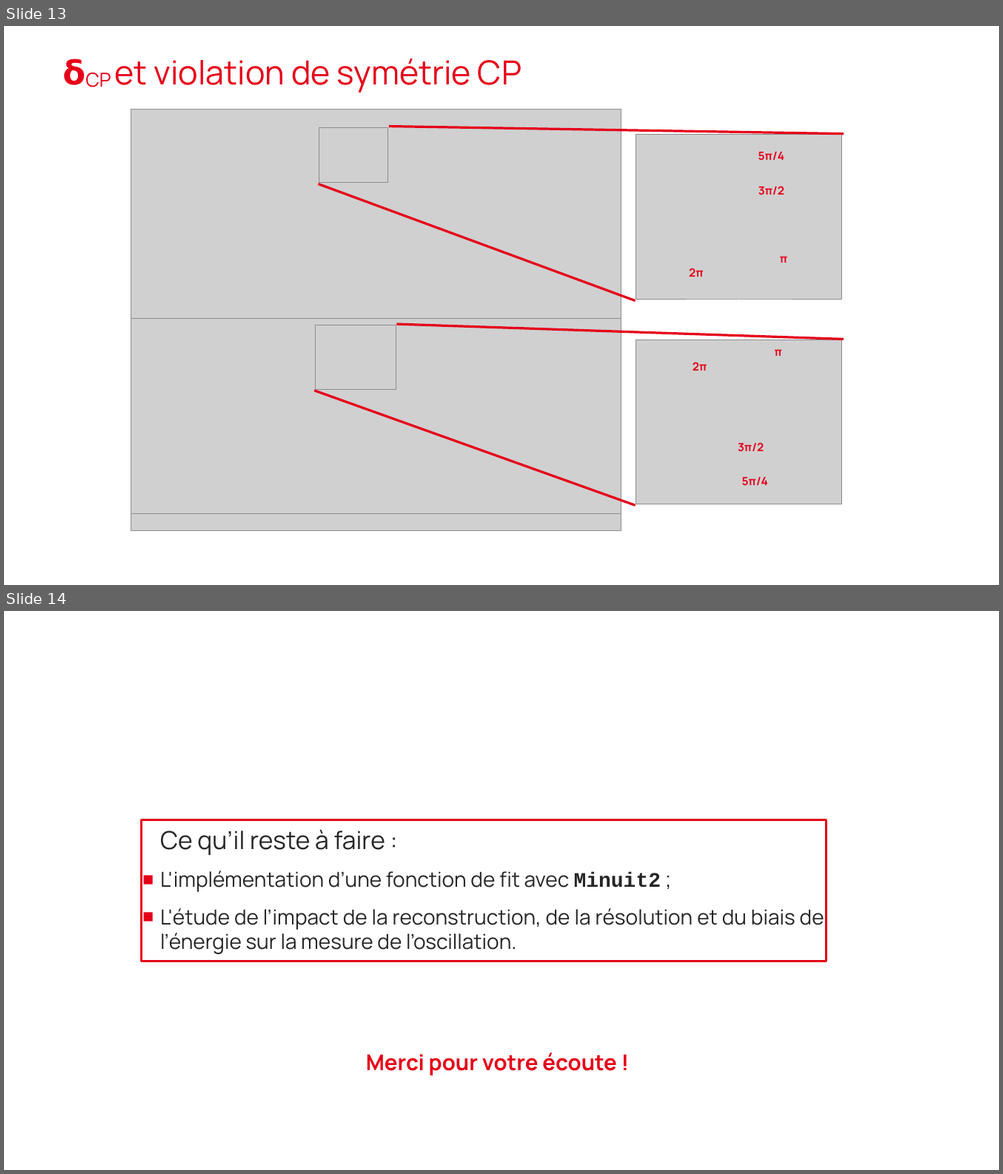
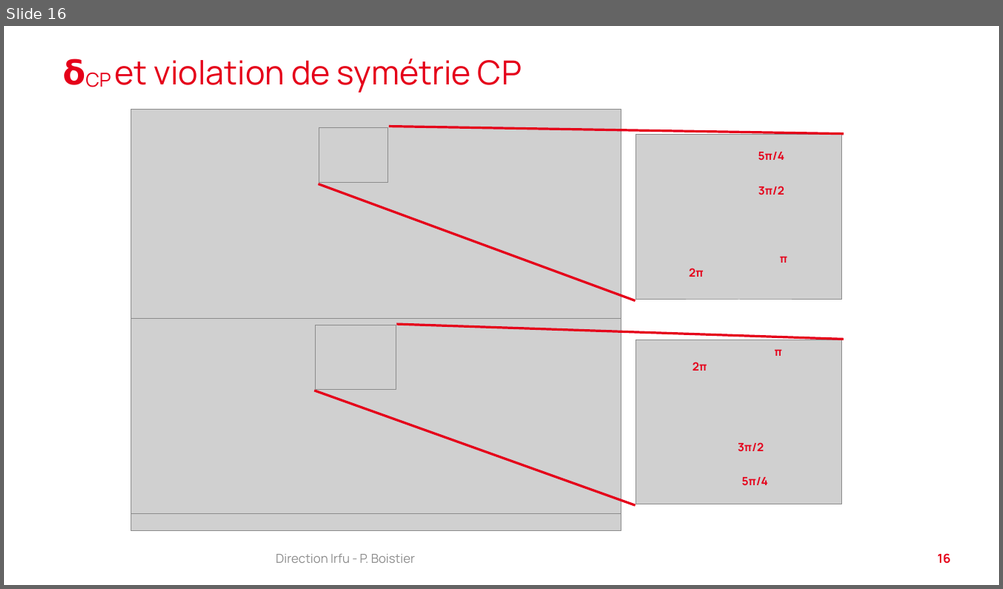
Before and after one commit to pboistier/energy-effects-T2K, a slide deck: doc_ext/20240619_boistier_irfu.odp. Shown one above the other, each under a label of ours: slides 13 and 14 before the commit, slide 16 after it. The pictures are 1003x1174 and 1003x589 pixels, drawn with LibreOffice and Linux fonts; fonts in the diff are those of the drawing; grey boxes stand for pictures; background and template pictures are left out. Boxes give left, top, right and bottom in pixels: in the first picture for what was removed or moved away, otherwise in the second. Text is boxed around its words. In the diff, an @@ line names an element or a change of style, - is before the commit and + after.

```diff
--- a/doc_ext/20240619_boistier_irfu.odp
+++ b/doc_ext/20240619_boistier_irfu.odp
@@ slide 14 removed at bbox=[4, 611, 999, 1170], background #FFFFFF @@
@@ text removed at bbox=[141, 820, 825, 962] @@
-Ce qu’il reste à faire :
-■ L'implémentation d’une fonction de fit avec Minuit2 ;
-■ L'étude de l’impact de la reconstruction, de la résolution et du biais de l’énergie sur la mesure de l’oscillation.
@@ text removed at bbox=[366, 1053, 616, 1076] @@
-Merci pour votre écoute !
@@ what was slide 13 is now slide 16 @@
@@ slide 16 changed as well @@
@@ text added at bbox=[276, 554, 415, 563], 12 pt, text #8D8D8D @@
+Direction Irfu - P. Boistier
@@ page number added at bbox=[937, 554, 950, 564], 12 pt, text #E50019, bold @@
+16
```
Also in this commit, not shown: 12 other slides changed, 4 slides added, 3 other files.
